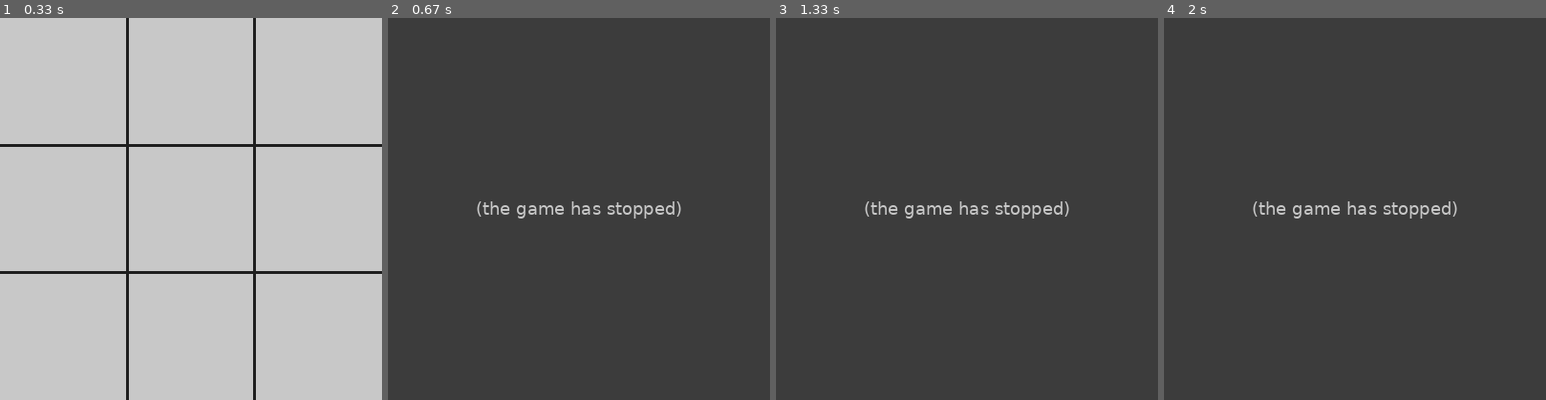
Above: before the commit, frames 1-4 (left to right).
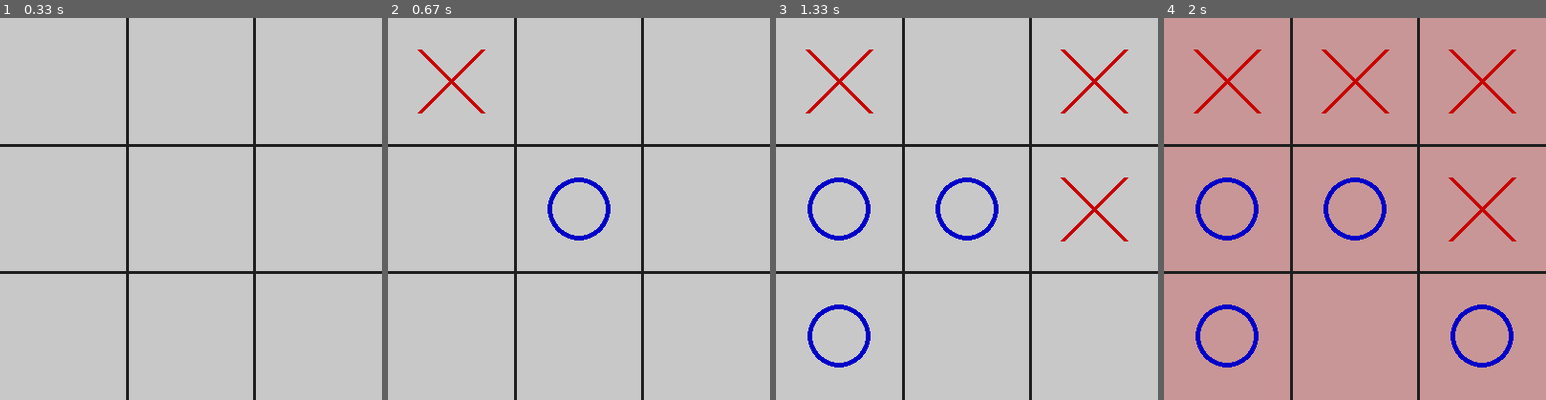
Above: after the commit, the same moments.

Repository: milankostak/KCGI-GamesAI
Game: pygame game, started from Lesson 06 - Heuristics/games_ai_06_heuristics+minimax.py
The game is run twice, just before and just after one commit, with the same random seed, the same clock (stepped at 60 frames per second) and the same inputs.
Inputs (mouse positions are in pixels of both pictures, inside the frame that each line leads up to):
- Up to frame 1 (0.33 s): no input
- Up to frame 2 (0.67 s): click (579, 209) at 0.38 s
- Up to frame 3 (1.33 s): click (875, 212) at 0.72 s; click (848, 300) at 1.05 s
- Up to frame 4 (2 s): click (1492, 342) at 1.38 s

Frame 1 is identical in both runs. In frame 2, 100% of the frame differs, in the area x 0-100%, y 0-100%; in frame 3, 100%; in frame 4, 100%.
Error before the commit: NameError: name 'iterations' is not defined (games_ai_06_heuristics+minimax.py line 124); the game stopped at 0.38 s (later frames are placeholders)

Commit message:
Lesson 06 - Heuristics

Diff:
--- a/Lesson 06 - Heuristics/games_ai_06_heuristics+minimax.py
+++ b/Lesson 06 - Heuristics/games_ai_06_heuristics+minimax.py
@@ -2,49 +2,50 @@
 import sys
 
 import pygame
+from pygame import Surface
 from pygame.locals import *
 
 # Initialize Pygame
 pygame.init()
 
 # Screen size
-SCREEN_WIDTH = 400
-SCREEN_HEIGHT = 400
-
-CELL_WIDTH = SCREEN_WIDTH / 3
-CELL_HEIGHT = SCREEN_HEIGHT / 3
+SCREEN_WIDTH: int = 400
+SCREEN_HEIGHT: int = 400
+
+CELL_WIDTH: float = SCREEN_WIDTH / 3
+CELL_HEIGHT: float = SCREEN_HEIGHT / 3
 
 # Colors
-BACKGROUND_COLOR = (200, 200, 200)  # Light grey
-X_WIN_COLOR = (200, 150, 150)  # Red
-O_WIN_COLOR = (150, 150, 200)  # Blue
-DRAW_COLOR = (150, 150, 150)  # Gray
-
-LINE_COLOR = (30, 30, 30)  # Dark grey
-X_COLOR = (200, 0, 0)  # Red
-O_COLOR = (0, 0, 200)  # Blue
+BACKGROUND_COLOR: tuple[int, int, int] = (200, 200, 200)  # Light grey
+X_WIN_COLOR: tuple[int, int, int] = (200, 150, 150)  # Red
+O_WIN_COLOR: tuple[int, int, int] = (150, 150, 200)  # Blue
+DRAW_COLOR: tuple[int, int, int] = (150, 150, 150)  # Gray
+
+LINE_COLOR: tuple[int, int, int] = (30, 30, 30)  # Dark grey
+X_COLOR: tuple[int, int, int] = (200, 0, 0)  # Red
+O_COLOR: tuple[int, int, int] = (0, 0, 200)  # Blue
 
 # Screen setup
-screen = pygame.display.set_mode(size=(SCREEN_WIDTH, SCREEN_HEIGHT))
+screen: Surface = pygame.display.set_mode(size=(SCREEN_WIDTH, SCREEN_HEIGHT))
 pygame.display.set_caption("Tic Tac Toe with Heuristics + Minimax AI")
 screen.fill(BACKGROUND_COLOR)
 
 # Tic Tac Toe board (3×3 matrix)
-board = [["" for _ in range(3)] for _ in range(3)]
+board: list[list[str]] = [["" for _ in range(3)] for _ in range(3)]
 
 # Define player and AI marks
-HUMAN = "O"
-AI = "X"
+HUMAN: str = "O"
+AI: str = "X"
 
 # Game states
-game_over = False
-winner = None
-current_player = HUMAN  # Human starts
+game_over: bool = False
+winner: str | None = None
+current_player: str = HUMAN  # Human starts
 
 iterations_count = 0
 
 
-def draw_board():
+def draw_board() -> None:
     """
     Draw the Tic Tac Toe board respectively to the screen size
     """
@@ -57,29 +58,38 @@
     pygame.draw.line(screen, LINE_COLOR, (0, CELL_HEIGHT * 2), (SCREEN_WIDTH, CELL_HEIGHT * 2), 3)
 
 
-def draw_marks():
+def draw_marks() -> None:
     """
     Draw the marks (X or O) on the Tic Tac Toe board respectively to the current game state
     """
     for row in range(3):
         for col in range(3):
-            center_x = int(col * CELL_WIDTH + CELL_WIDTH / 2)
-            center_y = int(row * CELL_HEIGHT + CELL_HEIGHT / 2)
+            center_x: int = int(col * CELL_WIDTH + CELL_WIDTH / 2)
+            center_y: int = int(row * CELL_HEIGHT + CELL_HEIGHT / 2)
 
             # Fill in already made moves
             if board[row][col] == HUMAN:
                 # Draw O mark for human player
                 pygame.draw.circle(screen, O_COLOR, (center_x, center_y), int(min(CELL_WIDTH, CELL_HEIGHT) / 4), 5)
             elif board[row][col] == AI:
-                # Draw X mark for AI player
-                margin = int(min(CELL_WIDTH, CELL_HEIGHT) / 4)  # Margin from the cell borders
-                pygame.draw.line(screen, X_COLOR, (center_x - margin, center_y - margin),
-                                 (center_x + margin, center_y + margin), 5)
-                pygame.draw.line(screen, X_COLOR, (center_x + margin, center_y - margin),
-                                 (center_x - margin, center_y + margin), 5)
-
-
-def check_win(player):
+                margin: int = int(min(CELL_WIDTH, CELL_HEIGHT) / 4)  # Margin from the cell borders
+                pygame.draw.line(
+                    surface=screen,
+                    color=X_COLOR,
+                    start_pos=(center_x - margin, center_y - margin),
+                    end_pos=(center_x + margin, center_y + margin),
+                    width=5,
+                )
+                pygame.draw.line(
+                    surface=screen,
+                    color=X_COLOR,
+                    start_pos=(center_x + margin, center_y - margin),
+                    end_pos=(center_x - margin, center_y + margin),
+                    width=5,
+                )
+
+
+def check_win(player: str) -> bool:
     """
     Check rows, columns and diagonals for a win
     :param player: The player to check for a win
@@ -99,7 +109,7 @@
     return False
 
 
-def check_draw():
+def check_draw() -> bool:
     """
     Check if any board place is still empty, otherwise the game is a draw
     :return: True if the game is a draw, False otherwise
@@ -111,7 +121,7 @@
     return True
 
 
-def minimax(board_variant, depth, is_maximizing):
+def minimax(board_variant: list[list[str]], depth: int, is_maximizing: bool) -> float:
     """
     Minimax algorithm to determine the best move for the AI
     :param board_variant: The current game state at the given depth
@@ -121,7 +131,7 @@
     """
     global iterations_count
     iterations_count = iterations_count + 1
-    print(f"depth: {depth}, is_maximizing: {is_maximizing}, board: {board_variant}, iterations: {iterations}")
+    print(f"depth: {depth}, is_maximizing: {is_maximizing}, board: {board_variant}, iterations: {iterations_count}")
 
     if check_win(AI):
         return 1
@@ -158,7 +168,7 @@
         return best_score
 
 
-def evaluate_move():
+def evaluate_move() -> tuple[int, int] | None:
     """
     Evaluate the board and return the best move for the AI based on a simple heuristic.
     :return: Tuple (row, col) indicating the best move
@@ -173,7 +183,7 @@
     return None
 
 
-def ai_turn():
+def ai_turn() -> None:
     """
     Perform the AI's move using the heuristic evaluation
     """
@@ -218,7 +228,7 @@
                     best_score = score
                     move = [row, col]
 
-    print(f"number of iterations: {iterations}")
+    print(f"number of iterations: {iterations_count}")
     board[move[0]][move[1]] = AI
 
 
@@ -232,11 +242,11 @@
                 sys.exit()
 
             if event.type == MOUSEBUTTONDOWN and current_player == HUMAN:
-                mouse_x = event.pos[0]  # Column
-                mouse_y = event.pos[1]  # Row
-
-                clicked_row = int(mouse_y // CELL_HEIGHT)
-                clicked_col = int(mouse_x // CELL_WIDTH)
+                mouse_x: int = event.pos[0]  # Column
+                mouse_y: int = event.pos[1]  # Row
+
+                clicked_row: int = int(mouse_y // CELL_HEIGHT)
+                clicked_col: int = int(mouse_x // CELL_WIDTH)
 
                 # Check if this is a valid move - it must be an empty cell
                 if board[clicked_row][clicked_col] == "":
--- a/Lesson 06 - Heuristics/games_ai_06_heuristics.py
+++ b/Lesson 06 - Heuristics/games_ai_06_heuristics.py
@@ -1,47 +1,48 @@
 import sys
 
 import pygame
+from pygame import Surface
 from pygame.locals import *
 
 # Initialize Pygame
 pygame.init()
 
 # Screen size
-SCREEN_WIDTH = 400
-SCREEN_HEIGHT = 400
-
-CELL_WIDTH = SCREEN_WIDTH / 3
-CELL_HEIGHT = SCREEN_HEIGHT / 3
+SCREEN_WIDTH: int = 400
+SCREEN_HEIGHT: int = 400
+
+CELL_WIDTH: float = SCREEN_WIDTH / 3
+CELL_HEIGHT: float = SCREEN_HEIGHT / 3
 
 # Colors
-BACKGROUND_COLOR = (200, 200, 200)  # Light grey
-X_WIN_COLOR = (200, 150, 150)  # Red
-O_WIN_COLOR = (150, 150, 200)  # Blue
-DRAW_COLOR = (150, 150, 150)  # Gray
-
-LINE_COLOR = (30, 30, 30)  # Dark grey
-X_COLOR = (200, 0, 0)  # Red
-O_COLOR = (0, 0, 200)  # Blue
+BACKGROUND_COLOR: tuple[int, int, int] = (200, 200, 200)  # Light grey
+X_WIN_COLOR: tuple[int, int, int] = (200, 150, 150)  # Red
+O_WIN_COLOR: tuple[int, int, int] = (150, 150, 200)  # Blue
+DRAW_COLOR: tuple[int, int, int] = (150, 150, 150)  # Gray
+
+LINE_COLOR: tuple[int, int, int] = (30, 30, 30)  # Dark grey
+X_COLOR: tuple[int, int, int] = (200, 0, 0)  # Red
+O_COLOR: tuple[int, int, int] = (0, 0, 200)  # Blue
 
 # Screen setup
-screen = pygame.display.set_mode(size=(SCREEN_WIDTH, SCREEN_HEIGHT))
+screen: Surface = pygame.display.set_mode(size=(SCREEN_WIDTH, SCREEN_HEIGHT))
 pygame.display.set_caption("Tic Tac Toe with Heuristics AI")
 screen.fill(BACKGROUND_COLOR)
 
 # Tic Tac Toe board (3×3 matrix)
-board = [["" for _ in range(3)] for _ in range(3)]
+board: list[list[str]] = [["" for _ in range(3)] for _ in range(3)]
 
 # Define player and AI marks
-HUMAN = "O"
-AI = "X"
+HUMAN: str = "O"
+AI: str = "X"
 
 # Game states
-game_over = False
-winner = None
-current_player = HUMAN  # Human starts
-
-
-def draw_board():
+game_over: bool = False
+winner: str | None = None
+current_player: str = HUMAN  # Human starts
+
+
+def draw_board() -> None:
     """
     Draw the Tic Tac Toe board respectively to the screen size
     """
@@ -54,27 +55,38 @@
     pygame.draw.line(screen, LINE_COLOR, (0, CELL_HEIGHT * 2), (SCREEN_WIDTH, CELL_HEIGHT * 2), 3)
 
 
-def draw_marks():
+def draw_marks() -> None:
     """
     Draw the marks (X or O) on the Tic Tac Toe board respectively to the current game state
     """
     for row in range(3):
         for col in range(3):
-            center_x = int(col * CELL_WIDTH + CELL_WIDTH / 2)
-            center_y = int(row * CELL_HEIGHT + CELL_HEIGHT / 2)
+            center_x: int = int(col * CELL_WIDTH + CELL_WIDTH / 2)
+            center_y: int = int(row * CELL_HEIGHT + CELL_HEIGHT / 2)
 
             # Fill in already made moves
             if board[row][col] == HUMAN:
                 # Draw O mark for human player
                 pygame.draw.circle(screen, O_COLOR, (center_x, center_y), int(min(CELL_WIDTH, CELL_HEIGHT) / 4), 5)
             elif board[row][col] == AI:
-                # Draw X mark for AI player
-                margin = int(min(CELL_WIDTH, CELL_HEIGHT) / 4)  # Margin from the cell borders
-                pygame.draw.line(screen, X_COLOR, (center_x - margin, center_y - margin), (center_x + margin, center_y + margin), 5)
-                pygame.draw.line(screen, X_COLOR, (center_x + margin, center_y - margin), (center_x - margin, center_y + margin), 5)
-
-
-def check_win(player):
+                margin: int = int(min(CELL_WIDTH, CELL_HEIGHT) / 4)  # Margin from the cell borders
+                pygame.draw.line(
+                    surface=screen,
+                    color=X_COLOR,
+                    start_pos=(center_x - margin, center_y - margin),
+                    end_pos=(center_x + margin, center_y + margin),
+                    width=5,
+                )
+                pygame.draw.line(
+                    surface=screen,
+                    color=X_COLOR,
+                    start_pos=(center_x + margin, center_y - margin),
+                    end_pos=(center_x - margin, center_y + margin),
+                    width=5,
+                )
+
+
+def check_win(player: str) -> bool:
     """
     Check rows, columns and diagonals for a win
     :param player: The player to check for a win
@@ -94,7 +106,7 @@
     return False
 
 
-def check_draw():
+def check_draw() -> bool:
     """
     Check if any board place is still empty, otherwise the game is a draw
     :return: True if the game is a draw, False otherwise
@@ -106,7 +118,7 @@
     return True
 
 
-def evaluate_move():
+def evaluate_move() -> tuple[int, int] | None:
     """
     Evaluate the board and return the best move for the AI based on a simple heuristic.
     :return: Tuple (row, col) indicating the best move
@@ -153,7 +165,7 @@
                 return row, col
 
 
-def ai_turn():
+def ai_turn() -> None:
     """
     Perform the AI's move using the heuristic evaluation
     """
@@ -161,7 +173,7 @@
     board[row][col] = AI
 
 
-def main_loop():
+def main_loop() -> None:
     global game_over, current_player, winner
 
     while not game_over:
@@ -171,11 +183,11 @@
                 sys.exit()
 
             if event.type == MOUSEBUTTONDOWN and current_player == HUMAN:
-                mouse_x = event.pos[0]  # Column
-                mouse_y = event.pos[1]  # Row
-
-                clicked_row = int(mouse_y // CELL_HEIGHT)
-                clicked_col = int(mouse_x // CELL_WIDTH)
+                mouse_x: int = event.pos[0]  # Column
+                mouse_y: int = event.pos[1]  # Row
+
+                clicked_row: int = int(mouse_y // CELL_HEIGHT)
+                clicked_col: int = int(mouse_x // CELL_WIDTH)
 
                 # Check if this is a valid move - it must be an empty cell
                 if board[clicked_row][clicked_col] == "":
